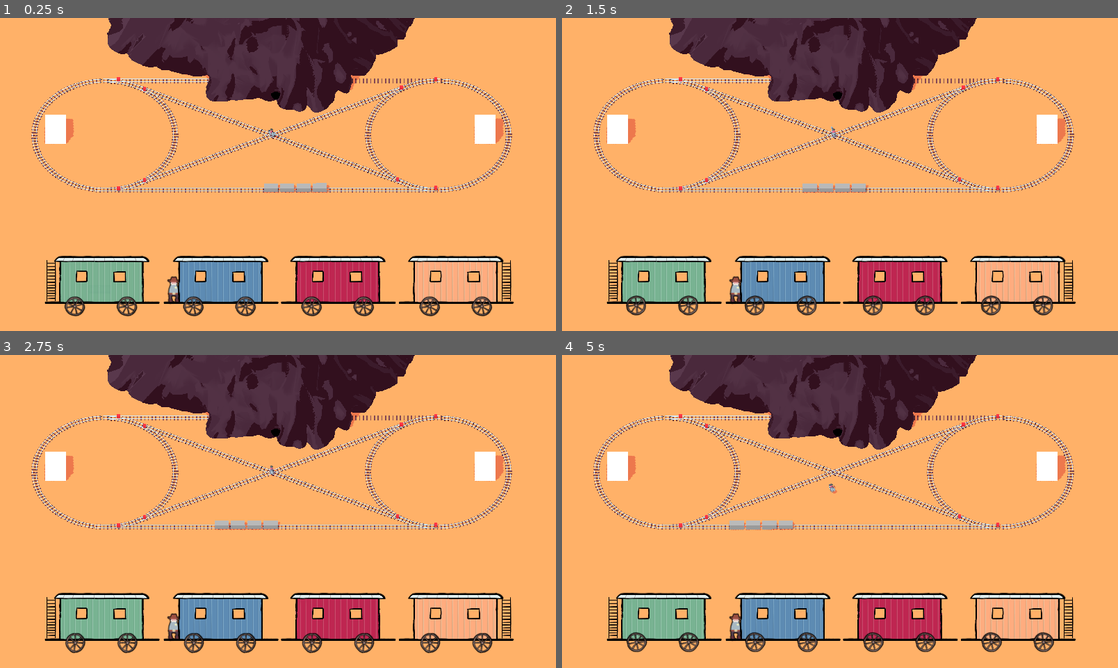
Above: before the commit, frames 1-4 (two rows, left to right).
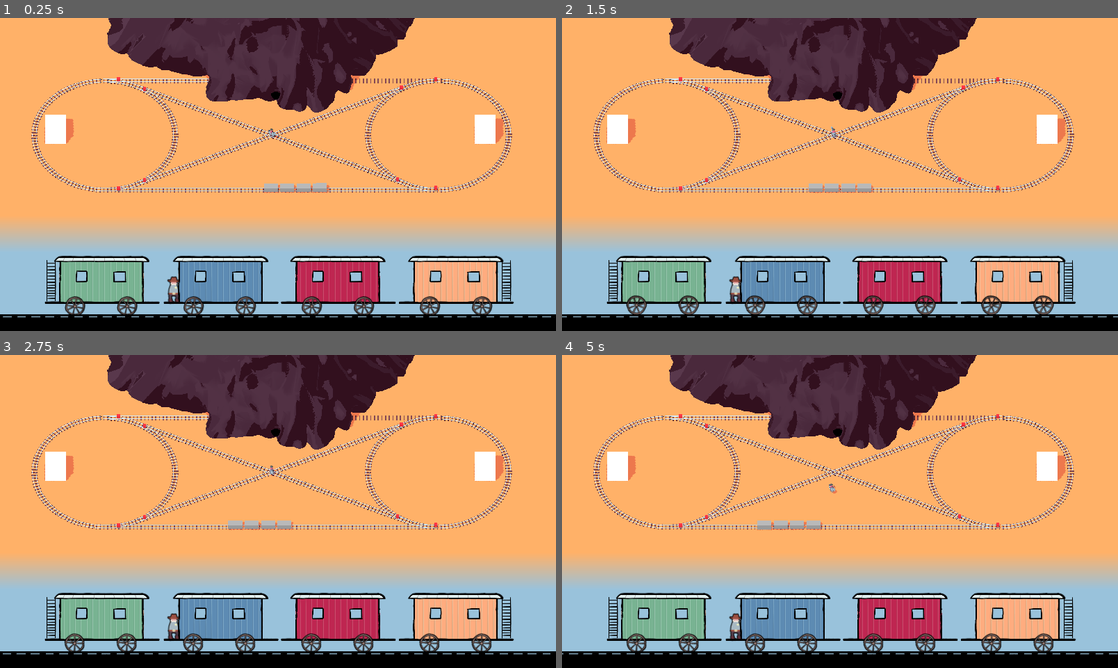
Above: after the commit, the same moments.

Repository: Miltage/train-heist
Game: Godot game, scene res://scenes/main.tscn
Same seed, same stepped clock (60 frames per second), same inputs: the game is played once before the commit and once after it.
Inputs (mouse positions are in pixels of both pictures, inside the frame that each line leads up to):
- Up to frame 1 (0.25 s): no input
- Up to frame 2 (1.5 s): move the mouse to (962, 158) at 0.52 s; hold D (steer_right) 0.53-1.28 s; click (962, 158) at 0.6 s; tap Space (jump) at 0.77 s; move the mouse to (728, 190) at 1.27 s; hold S (move_backward) from 1.28 s (still down); click (728, 190) at 1.35 s
- Up to frame 3 (2.75 s): tap Space (jump) at 1.52 s; move the mouse to (333, 442) at 2.02 s; release S (move_backward) at 2.03 s; hold D (steer_right) from 2.03 s (still down); click (333, 442) at 2.1 s
- Up to frame 4 (5 s): move the mouse to (812, 574) at 2.77 s; release D (steer_right) at 2.78 s; hold W (move_forward) 2.78-3.53 s; click (812, 574) at 2.85 s; tap Space (jump) at 3.02, 3.77, 4.52 s; move the mouse to (1006, 558) at 3.52 s; hold A (steer_left) from 3.53 s (still down); click (1006, 558) at 3.6 s; move the mouse to (673, 464) at 4.27 s; click (673, 464) at 4.35 s

The runs differ from the first frame. In frame 1, 25% of the frame differs, in the area x 0-100%, y 65-100%; in frame 2, 25%; in frame 3, 26%; in frame 4, 26%, in the area x 0-100%, y 52-100%.

Commit message:
Some train improvements

Diff:
--- a/scenes/main.tscn
+++ b/scenes/main.tscn
@@ -7,6 +7,7 @@
 [ext_resource type="PackedScene" uid="uid://cj662rcnm3kv3" path="res://scenes/train.tscn" id="6_o6xl0"]
 [ext_resource type="PackedScene" uid="uid://o4y1iiqqeyhc" path="res://scenes/track_switch.tscn" id="6_tefeu"]
 [ext_resource type="PackedScene" uid="uid://dpe02uec1ahlq" path="res://scenes/player.tscn" id="7_o6xl0"]
+[ext_resource type="Texture2D" uid="uid://xy32g4g0i1kh" path="res://krita/sky_gradient.png" id="8_eb6dy"]
 [ext_resource type="PackedScene" uid="uid://brbwxgxrrsa7n" path="res://scenes/train_2d.tscn" id="8_tipki"]
 [ext_resource type="Script" uid="uid://d12bwqopd3aij" path="res://scripts/Hideout.gd" id="9_85g3d"]
 [ext_resource type="PackedScene" uid="uid://bj8dmem6344pd" path="res://scenes/train_stop.tscn" id="10_choun"]
@@ -307,8 +308,31 @@
 [node name="Player" parent="." instance=ExtResource("7_o6xl0")]
 transform = Transform3D(-0.703159, 0, -0.711033, 0, 1, 0, 0.711033, 0, -0.703159, 0, 0, 0)
 
-[node name="Train2D" parent="." instance=ExtResource("8_tipki")]
+[node name="ColorRect" type="ColorRect" parent="."]
+offset_left = -188.0
+offset_top = 567.0
+offset_right = 1467.0
+offset_bottom = 763.0
+color = Color(0.6, 0.760784, 0.858824, 1)
+
+[node name="ColorRect2" type="ColorRect" parent="."]
+offset_left = -188.0
+offset_top = 701.0
+offset_right = 1467.0
+offset_bottom = 763.0
+color = Color(0, 0, 0, 1)
+
+[node name="Sprite2D" type="TextureRect" parent="."]
+offset_left = -41.0
+offset_top = 431.0
+offset_right = 1879.0
+offset_bottom = 626.0
+scale = Vector2(0.7, 0.7)
+texture = ExtResource("8_eb6dy")
+
+[node name="Train2D" parent="." node_paths=PackedStringArray("train") instance=ExtResource("8_tipki")]
 position = Vector2(77, 515)
+train = NodePath("../Train")
 
 [node name="Hideout" type="Area3D" parent="."]
 transform = Transform3D(1, 0, 0, 0, 1, 0, 0, 0, 1, 0.302784, 0, -4.82619)
--- a/scenes/train_2d.tscn
+++ b/scenes/train_2d.tscn
@@ -11,6 +11,7 @@
 [ext_resource type="Texture2D" uid="uid://cwyhyb5clg7uv" path="res://krita/front3.png" id="7_jwsgh"]
 [ext_resource type="Texture2D" uid="uid://cac3njo8rfe5f" path="res://krita/wheel.png" id="9_jwsgh"]
 [ext_resource type="PackedScene" uid="uid://byet87hxjcpvt" path="res://scenes/ladder.tscn" id="10_mnbqa"]
+[ext_resource type="Texture2D" uid="uid://nn63sfcilogk" path="res://krita/track.png" id="12_qxubf"]
 
 [sub_resource type="RectangleShape2D" id="RectangleShape2D_jwsgh"]
 size = Vector2(22.5, 462.5)
@@ -127,8 +128,60 @@
 [node name="BoardArea" type="Area2D" parent="."]
 
 [node name="CollisionShape2D" type="CollisionShape2D" parent="BoardArea"]
-position = Vector2(77.5, 300)
+position = Vector2(55, 300)
 shape = SubResource("CircleShape2D_ko07q")
+
+[node name="Track" type="Node2D" parent="."]
+
+[node name="TrackPiece" type="Sprite2D" parent="Track"]
+position = Vector2(-95, 445)
+scale = Vector2(1, 1)
+texture = ExtResource("12_qxubf")
+
+[node name="TrackPiece2" type="Sprite2D" parent="Track"]
+position = Vector2(315, 445)
+scale = Vector2(1, 1)
+texture = ExtResource("12_qxubf")
+
+[node name="TrackPiece3" type="Sprite2D" parent="Track"]
+position = Vector2(722.5, 445)
+scale = Vector2(1, 1)
+texture = ExtResource("12_qxubf")
+
+[node name="TrackPiece4" type="Sprite2D" parent="Track"]
+position = Vector2(1130, 445)
+scale = Vector2(1, 1)
+texture = ExtResource("12_qxubf")
+
+[node name="TrackPiece5" type="Sprite2D" parent="Track"]
+position = Vector2(1540, 445)
+scale = Vector2(1, 1)
+texture = ExtResource("12_qxubf")
+
+[node name="TrackPiece6" type="Sprite2D" parent="Track"]
+position = Vector2(1947.5, 445)
+scale = Vector2(1, 1)
+texture = ExtResource("12_qxubf")
+
+[node name="TrackPiece7" type="Sprite2D" parent="Track"]
+position = Vector2(2357.5, 445)
+scale = Vector2(1, 1)
+texture = ExtResource("12_qxubf")
+
+[node name="TrackPiece8" type="Sprite2D" parent="Track"]
+position = Vector2(2765, 445)
+scale = Vector2(1, 1)
+texture = ExtResource("12_qxubf")
+
+[node name="TrackPiece9" type="Sprite2D" parent="Track"]
+position = Vector2(3175, 445)
+scale = Vector2(1, 1)
+texture = ExtResource("12_qxubf")
+
+[node name="TrackPiece10" type="Sprite2D" parent="Track"]
+position = Vector2(3582.5, 445)
+scale = Vector2(1, 1)
+texture = ExtResource("12_qxubf")
 
 [connection signal="body_entered" from="BoardArea" to="." method="_on_board_area_body_entered"]
 [connection signal="body_exited" from="BoardArea" to="." method="_on_board_area_body_exited"]
--- a/scripts/CarriageArea.gd
+++ b/scripts/CarriageArea.gd
@@ -4,6 +4,7 @@
 @export var texture:Texture2D : set = set_texture
 
 var banditOverlapping:bool = false
+var banditOnBoard:bool = false
 
 func _on_body_entered(body:Node2D) -> void:
 	if (body is Bandit): banditOverlapping = true
@@ -12,7 +13,7 @@
 	if (body is Bandit): banditOverlapping = false
 
 func _process(_delta: float) -> void:
-	$Sprite.modulate.a = lerp($Sprite.modulate.a, 0.0 if banditOverlapping else 1.0, 0.1)
+	$Sprite.modulate.a = lerp($Sprite.modulate.a, 0.0 if (banditOverlapping && banditOnBoard) else 1.0, 0.1)
 
 func set_texture(newTexture:Texture2D) -> void:
 	texture = newTexture
--- a/scripts/Train.gd
+++ b/scripts/Train.gd
@@ -9,12 +9,15 @@
 @export var startingTrack:Path3D
 
 var speed:float = 0
-var targetSpeed:float = 2
+var targetSpeed:float = 0
 
+var _baseSpeed:float = 1.4
 var _stopped:bool
 var _cars:Array
 
 func _ready() -> void:
+	targetSpeed = _baseSpeed
+
 	for child in get_children():
 		if (child is TrainCar):
 			var car:TrainCar = child as TrainCar
@@ -42,12 +45,13 @@
 	player_boarded.emit()
 
 func stop() -> void:
-	await get_tree().create_timer(1.5).timeout
+	await get_tree().create_timer(max(0, 4 - speed)).timeout
 	targetSpeed = 0
 	$StopWait.start()
 
 func _on_stop_wait_timeout() -> void:
-	targetSpeed = 2
+	_baseSpeed += 0.05
+	targetSpeed = min(_baseSpeed, 4)
 
 func get_pos() -> Vector3:
 	return _cars[0].position
--- a/scripts/Train2D.gd
+++ b/scripts/Train2D.gd
@@ -2,12 +2,17 @@
 
 signal player_left
 
+@export var train:Train
+
 var speed:float = 2
 var playerCanLeave:bool = false
+var playerOnBoard:bool = false
 
 var _chests:Array
+var _timeElapsed:float
 
 func _process(delta: float) -> void:
+	speed = train.speed * 2
 	$Wheel1.rotation += delta * speed
 	$Wheel2.rotation += delta * speed
 	$Wheel3.rotation += delta * speed
@@ -16,6 +21,19 @@
 	$Wheel6.rotation += delta * speed
 	$Wheel7.rotation += delta * speed
 	$Wheel8.rotation += delta * speed
+
+	_timeElapsed += delta * speed
+	if (_timeElapsed > 2.7): _timeElapsed = 0.0
+
+	$Track.position.x = -_timeElapsed * 60
+
+	$Front1.banditOnBoard = playerOnBoard
+	$Front2.banditOnBoard = playerOnBoard
+	$Front3.banditOnBoard = playerOnBoard
+	$Front4.banditOnBoard = playerOnBoard
+
+	if (Input.is_action_just_pressed("interact") && playerCanLeave):
+		leave_train()
 
 func _ready() -> void:
 	$Bandit.hide()
@@ -41,9 +59,11 @@
 	$Bandit.show()
 	$Bandit.dir = 1
 	$Bandit.position = $Entry.position
+	playerOnBoard = true
 
 func leave_train() -> void:
 	$Bandit.hide()
+	playerOnBoard = false
 	player_left.emit()
 
 func _on_board_area_body_entered(body:Node2D) -> void:
@@ -51,10 +71,6 @@
 
 func _on_board_area_body_exited(body:Node2D) -> void:
 	if (body is Bandit): playerCanLeave = false
-
-func _input(_event: InputEvent) -> void:
-	if (Input.is_action_just_pressed("interact") && playerCanLeave):
-		leave_train()
 
 func hide_coin() -> void:
 	for chest in _chests:
Binary file added: krita/sky_gradient.png
Not shown, added: krita/sky_gradient.png.import
Binary file added: krita/track.png
Not shown, added: krita/track.png.import
Not shown: 1 places in scenes/main.tscn that only renumber resources
Not shown: 1 places in scenes/train_2d.tscn that only renumber resources
Not shown, changed: blender/map.blend
Not shown, changed: blender/map.blend1
Not shown, changed: krita/train.kra
Not shown, changed: krita/train.kra~
